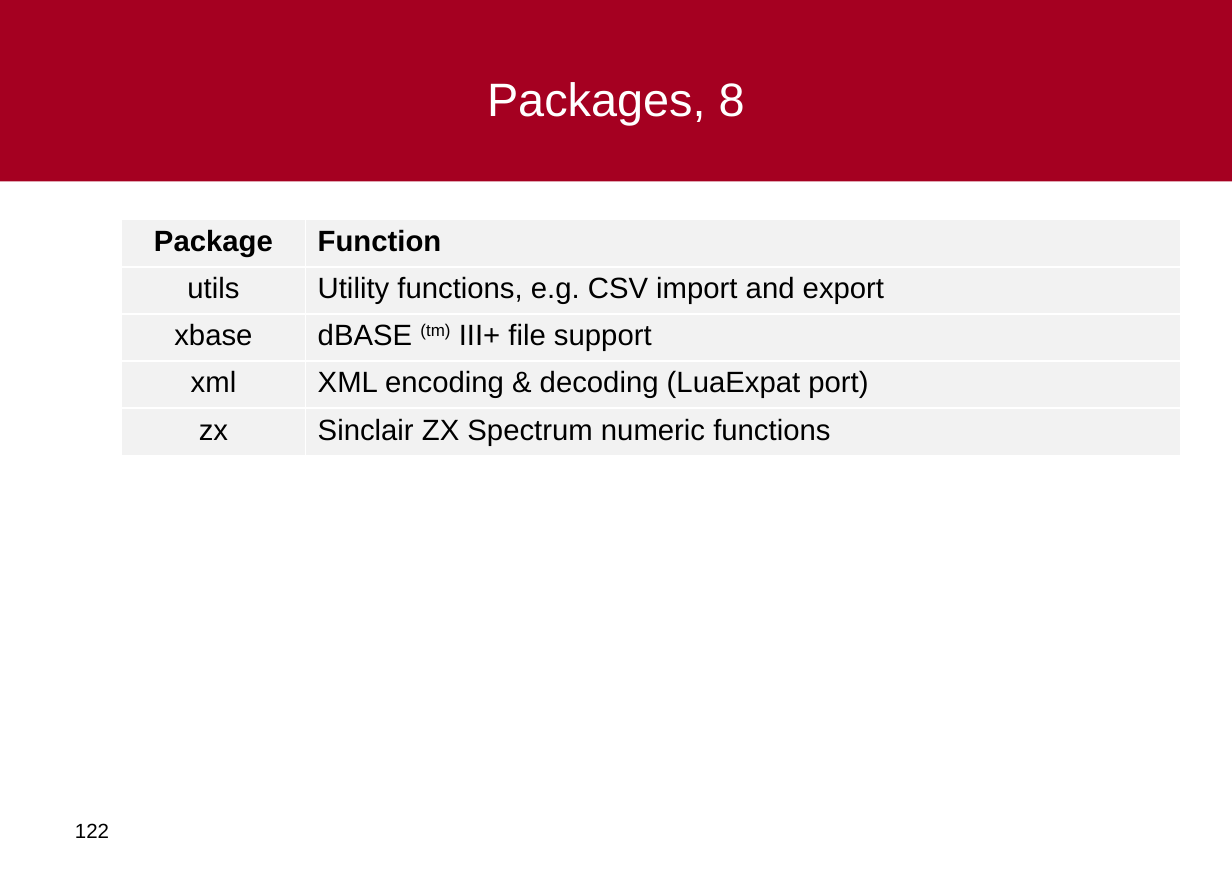
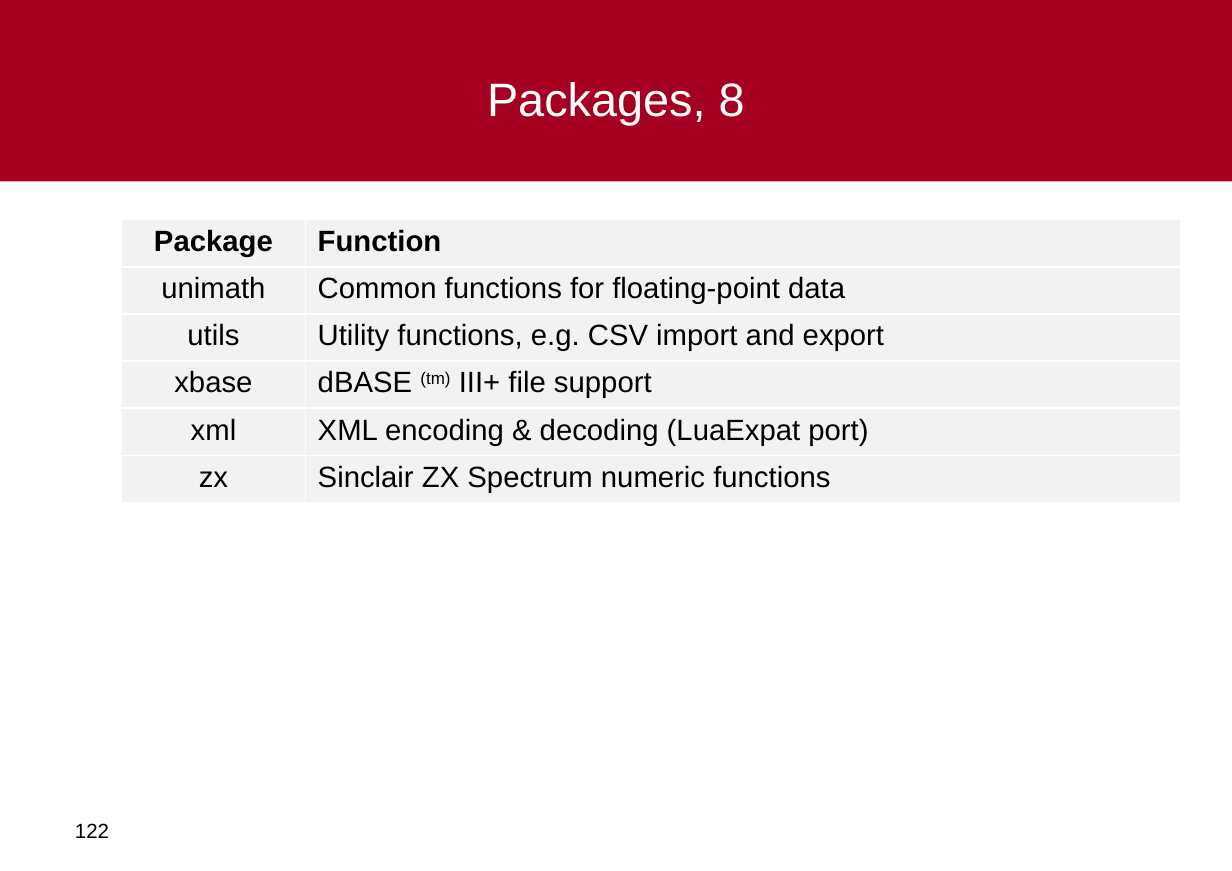
Before and after one commit to al-agena/Agena, a slide deck: slide 122 of doc/agena-crashcourse.ppt. Drawn at 1232x871 pixels with LibreOffice and Linux fonts; fonts in the diff are those of the drawing; background and template pictures are left out. Boxes give left, top, right and bottom in pixels: in the first picture for what was removed or moved away, otherwise in the second. Text is boxed around its words. In the diff, an @@ line names an element or a change of style, - is before the commit and + after.

```diff
--- a/doc/agena-crashcourse.ppt
+++ b/doc/agena-crashcourse.ppt
@@ table at [121, 219, 1180, 502] @@
+row 2: unimath | Common functions for floating-point data
```
Also in this commit, not shown: 10 other slides changed, 4 other files.
